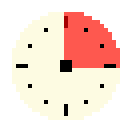
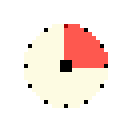
The second 128 × 128 image is a revision of the first. Changes to its layers:
removed layer "Layer 2" (was 65%) over (64, 12, 120, 68)
painted on "Layer 4" over (12, 12, 120, 120)
